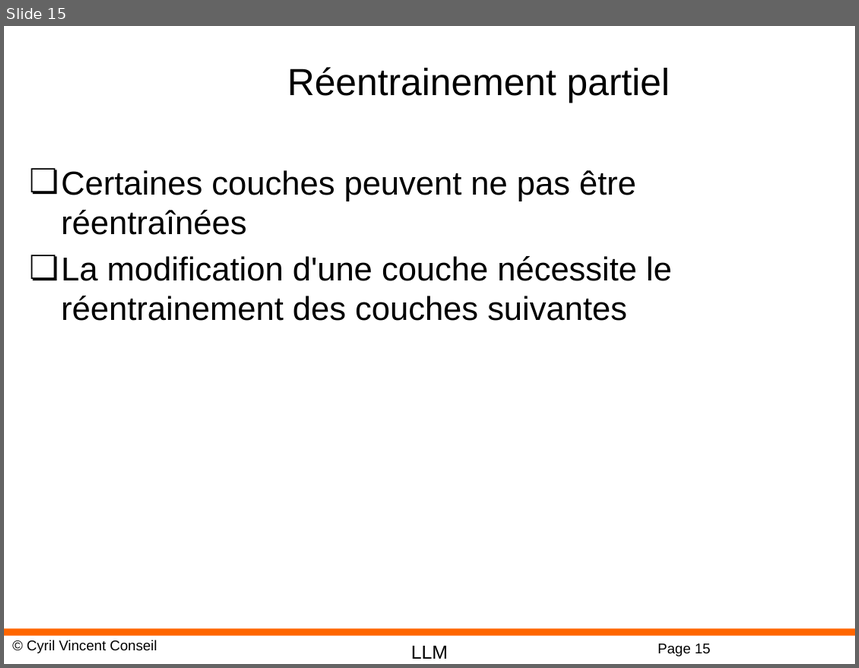
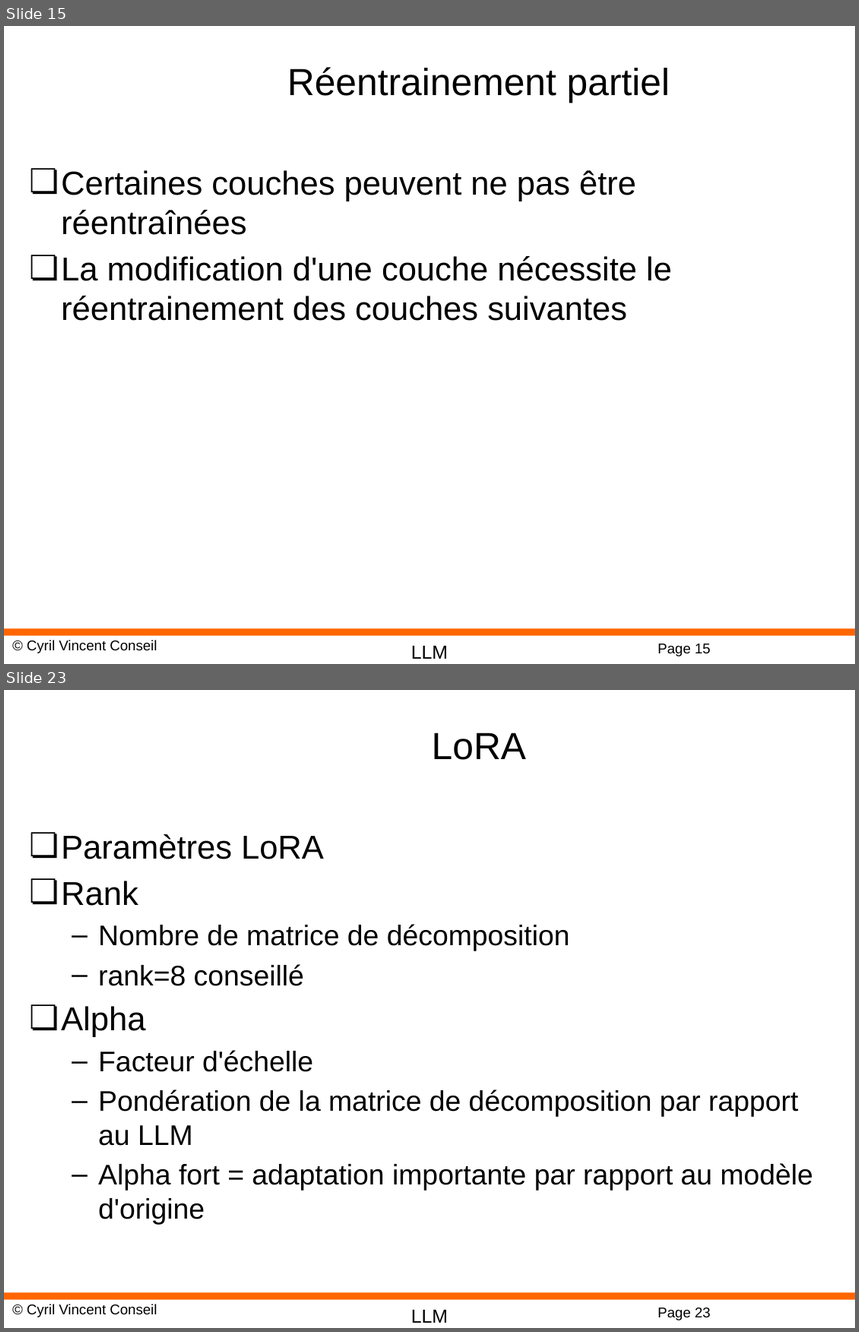
Before and after one commit to cyrilvincent/rag, a slide deck: ppt/RAG13-FineTuning.pptx. Shown one above the other, each under a label of ours: slide 15 before the commit, slides 15 and 23 after it; the slides between them are not shown. The pictures are 859x668 and 859x1332 pixels, drawn with LibreOffice and Linux fonts; fonts in the diff are those of the drawing; background and template pictures are left out. Boxes give left, top, right and bottom in pixels: in the first picture for what was removed or moved away, otherwise in the second. Text is boxed around its words. In the diff, an @@ line names an element or a change of style, - is before the commit and + after.

```diff
--- a/ppt/RAG13-FineTuning.pptx
+++ b/ppt/RAG13-FineTuning.pptx
@@ slide 23 added at (x1=4, y1=690, x2=855, y2=1328), background #FFFFFF; not listed: 4 template elements that a slide beside it also shows @@
@@ title added at (x1=432, y1=733, x2=526, y2=760), 32 pt, text #000000 @@
+LoRA
@@ text added at (x1=61, y1=834, x2=813, y2=1225), 24 pt, text #000000 @@
+❏ Paramètres LoRA
+❏ Rank
+  – Nombre de matrice de décomposition
+  – rank=8 conseillé
+❏ Alpha
+  – Facteur d'échelle
+  – Pondération de la matrice de décomposition par rapport au LLM
+  – Alpha fort = adaptation importante par rapport au modèle d'origine
```
Also in this commit, not shown: 8 other slides added, 34 other files.
